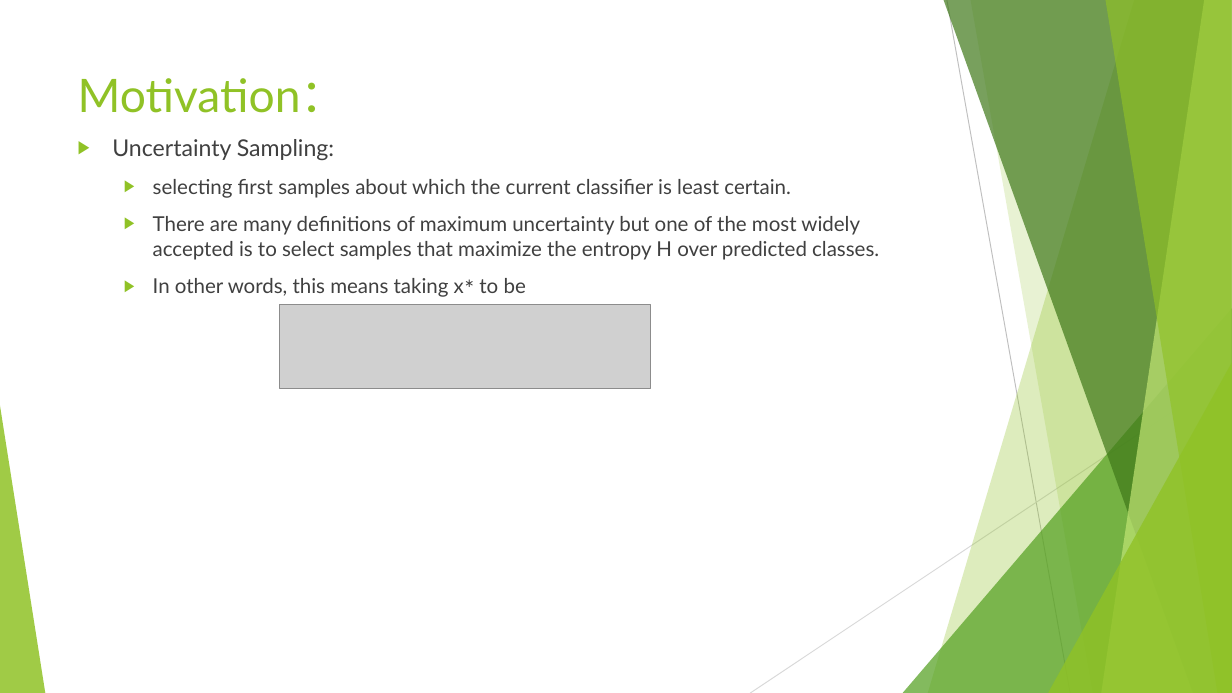
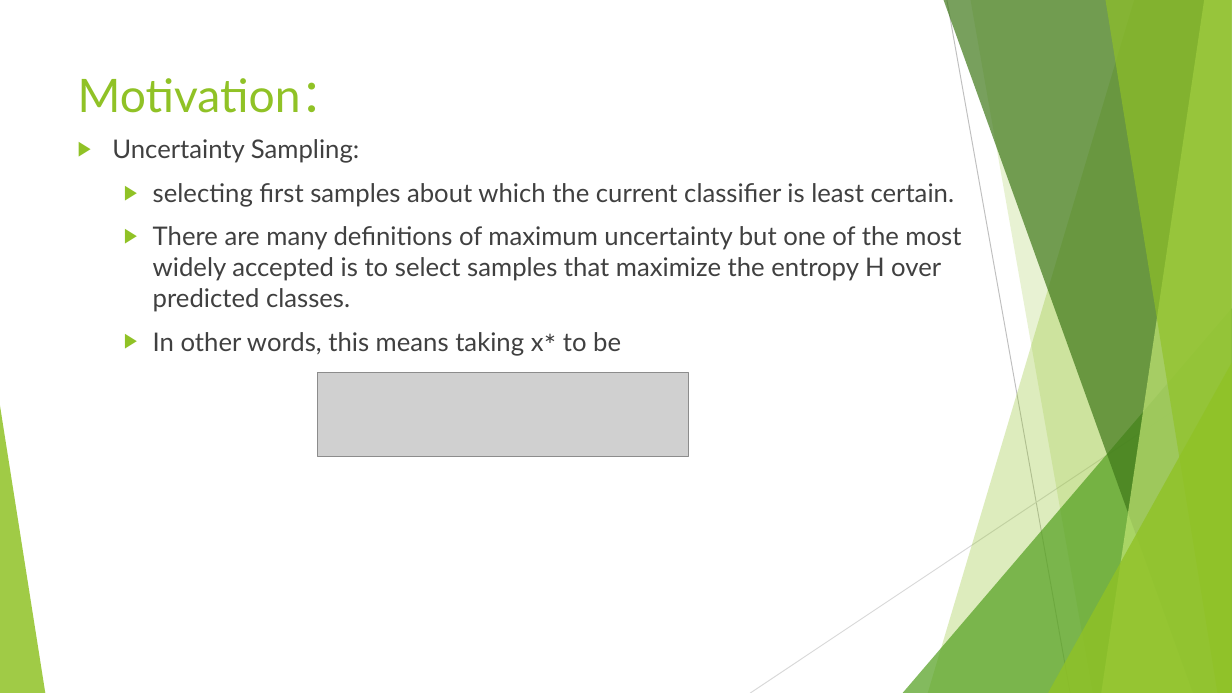
Before and after one commit to hynnnn/Active-Learning, a slide deck: slide 4 of AL-learning AL from data.pptx. Drawn at 1232x693 pixels with LibreOffice and Linux fonts; fonts in the diff are those of the drawing; grey boxes stand for pictures. Boxes give left, top, right and bottom in pixels: in the first picture for what was removed or moved away, otherwise in the second. Text is boxed around its words. In the diff, an @@ line names an element or a change of style, - is before the commit and + after.

```diff
--- a/AL-learning AL from data.pptx
+++ b/AL-learning AL from data.pptx
@@ text "Uncertainty Sampling:" at [112, 139, 961, 356]: size 18 to 20 pt in "Uncertainty Sampling:"; size 16 to 20 pt @@
@@ picture: place and size @@
-picture at [280, 305, 651, 388]
+picture at [317, 372, 688, 456]
```
Also in this commit, not shown: 3 other slides changed, 1 slide added, 1 slide removed, 6 other files.
